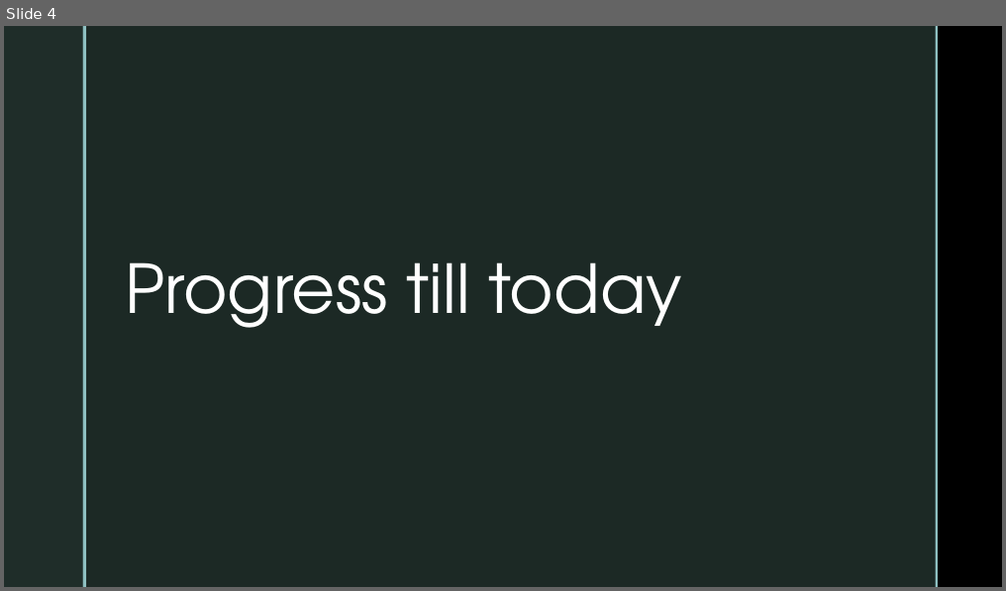
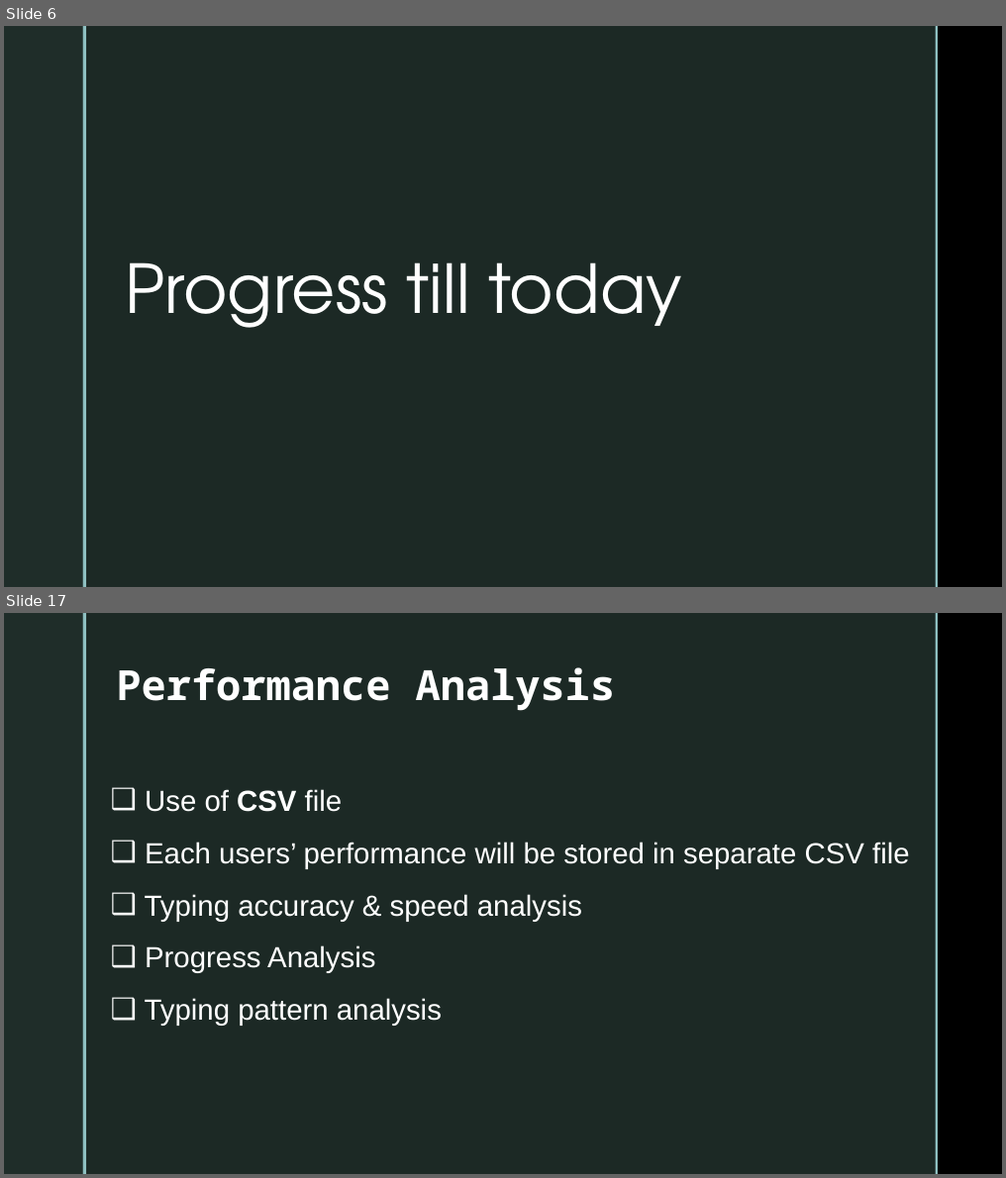
Before and after one commit to CodeWithIsmail/SPL-1, a slide deck: Mid Presentation.pptx. Shown one above the other, each under a label of ours: slide 4 before the commit, slides 6 and 17 after it; the slides between them are not shown. The pictures are 1006x591 and 1006x1178 pixels, drawn with LibreOffice and Linux fonts; fonts in the diff are those of the drawing; background and template pictures are left out. Boxes give left, top, right and bottom in pixels: in the first picture for what was removed or moved away, otherwise in the second. Text is boxed around its words. In the diff, an @@ line names an element or a change of style, - is before the commit and + after.

```diff
--- a/Mid Presentation.pptx
+++ b/Mid Presentation.pptx
@@ slide 17 added at (4,613,1002,1174), background picture (left out); not listed: 4 template elements that a slide beside it also shows @@
@@ text added at (116,667,616,711), 40 pt, text #FFFFFF, bold @@
+Performance Analysis
@@ text added at (145,789,910,1026), 28 pt, text #FFFFFF @@
+❑ Use of CSV file
+❑ Each users’ performance will be stored in separate CSV file
+❑ Typing accuracy & speed analysis
+❑ Progress Analysis
+❑ Typing pattern analysis
@@ what was slide 4 is now slide 6 @@
```
Also in this commit, not shown: 7 slides changed, 9 other slides added, 1 slide removed, 1 other file.
